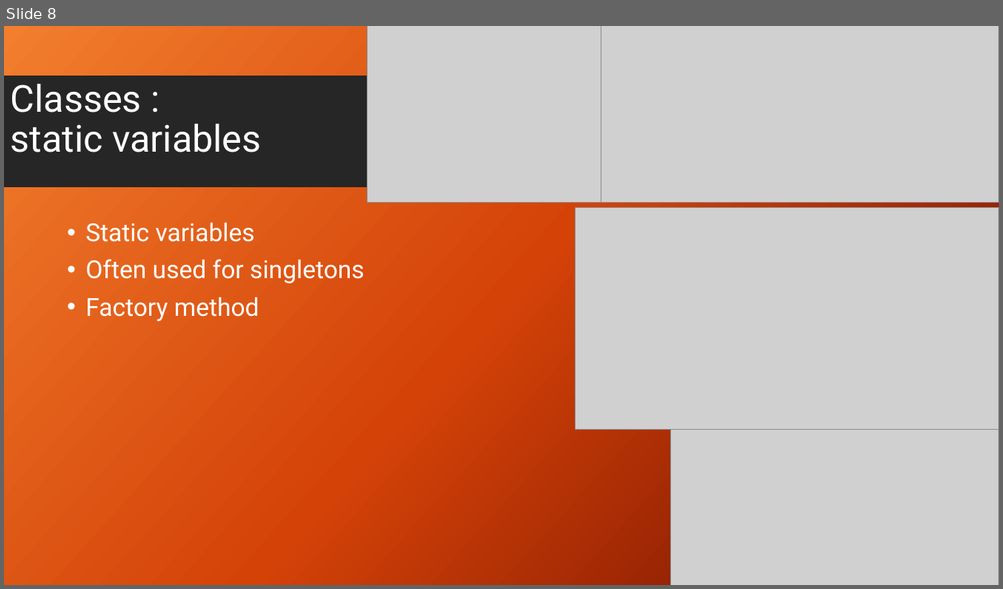
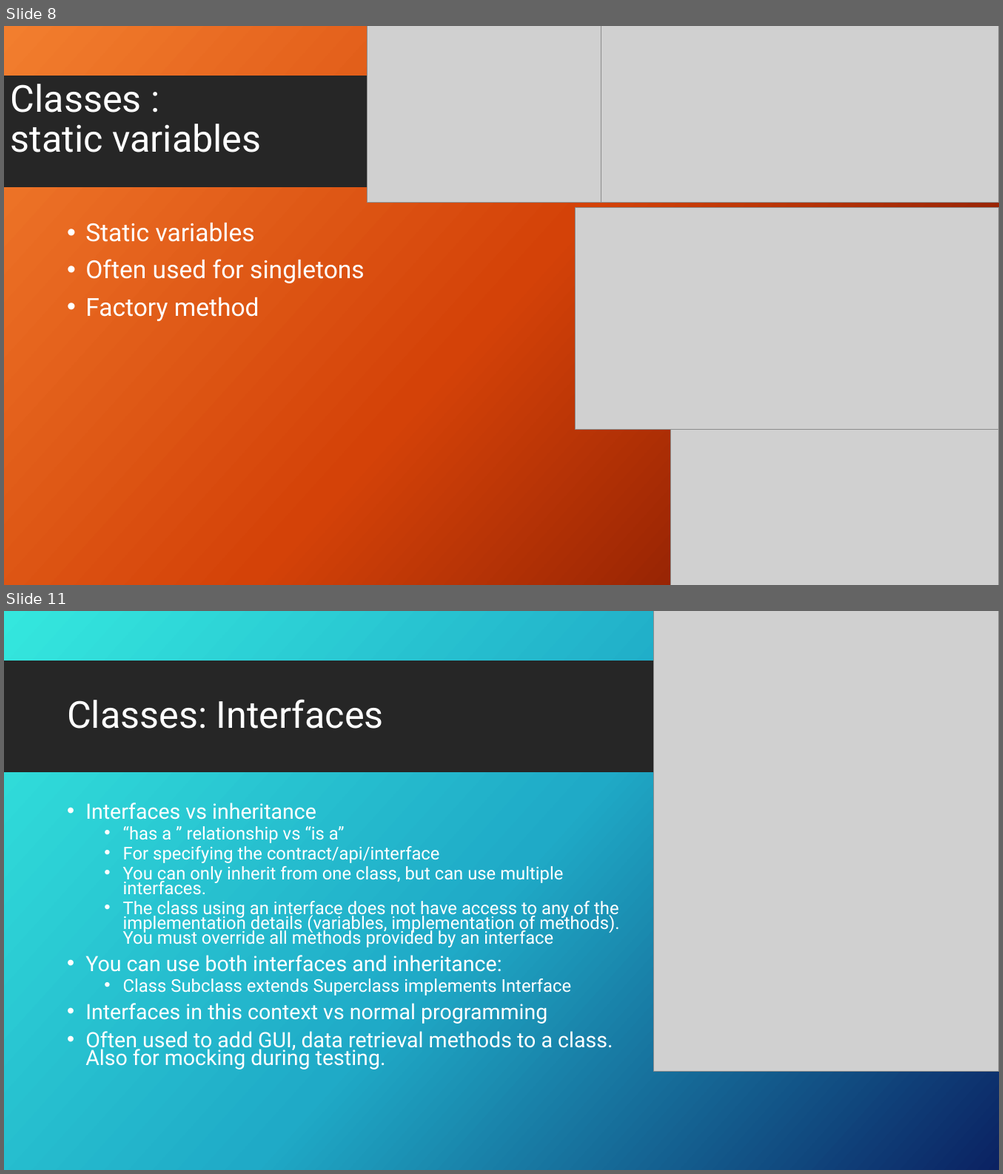
Before and after one commit to GDSC-ADEK/dart-flutter-course, a slide deck: week3/week3_slideshow.pptx. Shown one above the other, each under a label of ours: slide 8 before the commit, slides 8 and 11 after it; the slides between them are not shown. The pictures are 1003x589 and 1003x1174 pixels, drawn with LibreOffice and Linux fonts; fonts in the diff are those of the drawing; grey boxes stand for pictures; background and template pictures are left out. Boxes give left, top, right and bottom in pixels: in the first picture for what was removed or moved away, otherwise in the second. Text is boxed around its words. In the diff, an @@ line names an element or a change of style, - is before the commit and + after.

```diff
--- a/week3/week3_slideshow.pptx
+++ b/week3/week3_slideshow.pptx
@@ slide 11 added at [4, 611, 999, 1170], background picture (left out); not listed: 1 template element that a slide beside it also shows @@
@@ picture added at [654, 611, 999, 1072] @@
@@ rectangle added at [868, 661, 999, 773], fill #39CDE7 @@
@@ title added at [67, 699, 384, 729], 36 pt, text #FFFFFF @@
+Classes: Interfaces
@@ text added at [85, 803, 619, 1070], 17 pt, text #FFFFFF @@
+• Interfaces vs inheritance
+  • “has a ” relationship vs “is a”
+  • For specifying the contract/api/interface
+  • You can only inherit from one class, but can use multiple interfaces.
+  • The class using an interface does not have access to any of the implementation details (variables, implementation of methods). You must override all methods provided by an interface
+• You can use both interfaces and inheritance:
+  • Class Subclass extends Superclass implements Interface
+• Interfaces in this context vs normal programming
+• Often used to add GUI, data retrieval methods to a class. Also for mocking during testing.
```
Also in this commit, not shown: 1 slide changed, 5 other slides added, 3 other files.
